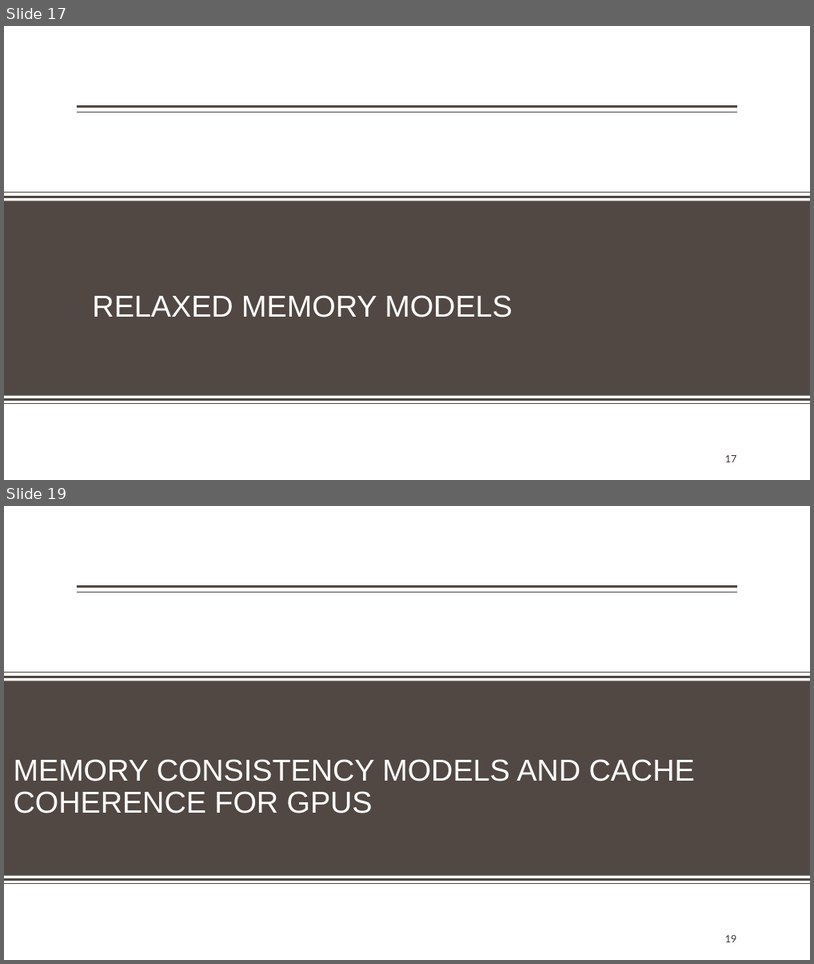
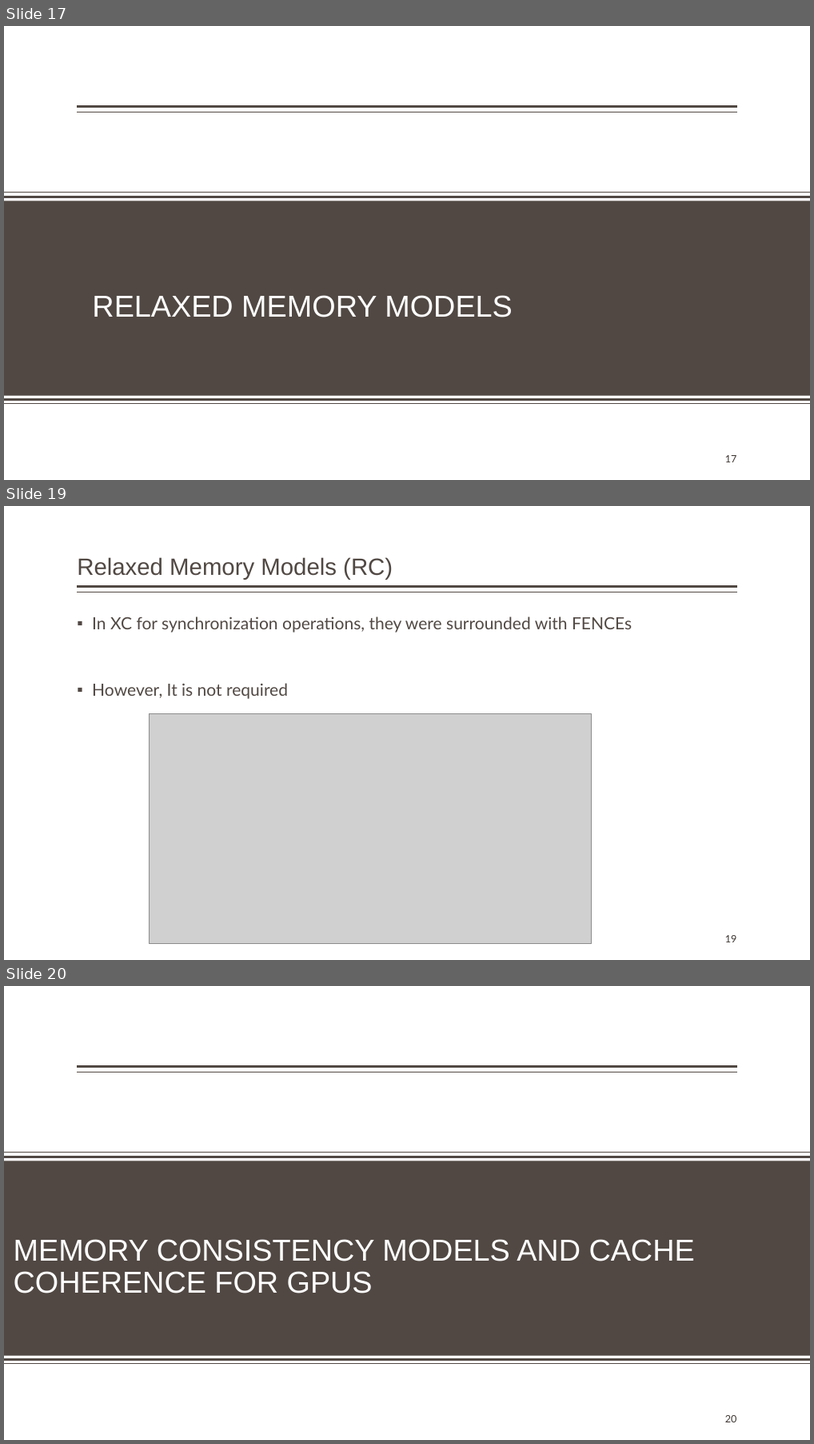
Before and after one commit to ehsanyousefzadehasl/MMCC, a slide deck: Consistency & coherence.pptx. Shown one above the other, each under a label of ours: slides 17 and 19 before the commit, slides 17, 19 and 20 after it; the slides between them are not shown. The pictures are 814x964 and 814x1444 pixels, drawn with LibreOffice and Linux fonts; fonts in the diff are those of the drawing; grey boxes stand for pictures; background and template pictures are left out. Boxes give left, top, right and bottom in pixels: in the first picture for what was removed or moved away, otherwise in the second. Text is boxed around its words. In the diff, an @@ line names an element or a change of style, - is before the commit and + after.

```diff
--- a/Consistency & coherence.pptx
+++ b/Consistency & coherence.pptx
@@ slide 19 added at [4, 506, 810, 960], background #FFFFFF; not listed: 2 template elements that a slide beside it also shows @@
@@ title added at [77, 557, 393, 580], 28 pt, text #514843 @@
+Relaxed Memory Models (RC)
@@ text added at [92, 616, 632, 699], 20 pt, text #514843 @@
+▪ In XC for synchronization operations, they were surrounded with FENCEs
+▪ However, It is not required
@@ picture added at [149, 714, 592, 944] @@
@@ page number added at [726, 935, 738, 942], 12 pt, text #3D3632 @@
+19
@@ what was slide 19 is now slide 20 @@
@@ page number at [726, 1415, 738, 1422]: text changed @@
-19
+20
```
Also in this commit, not shown: 1 slide changed, 6 other slides added, 2 slides removed.
